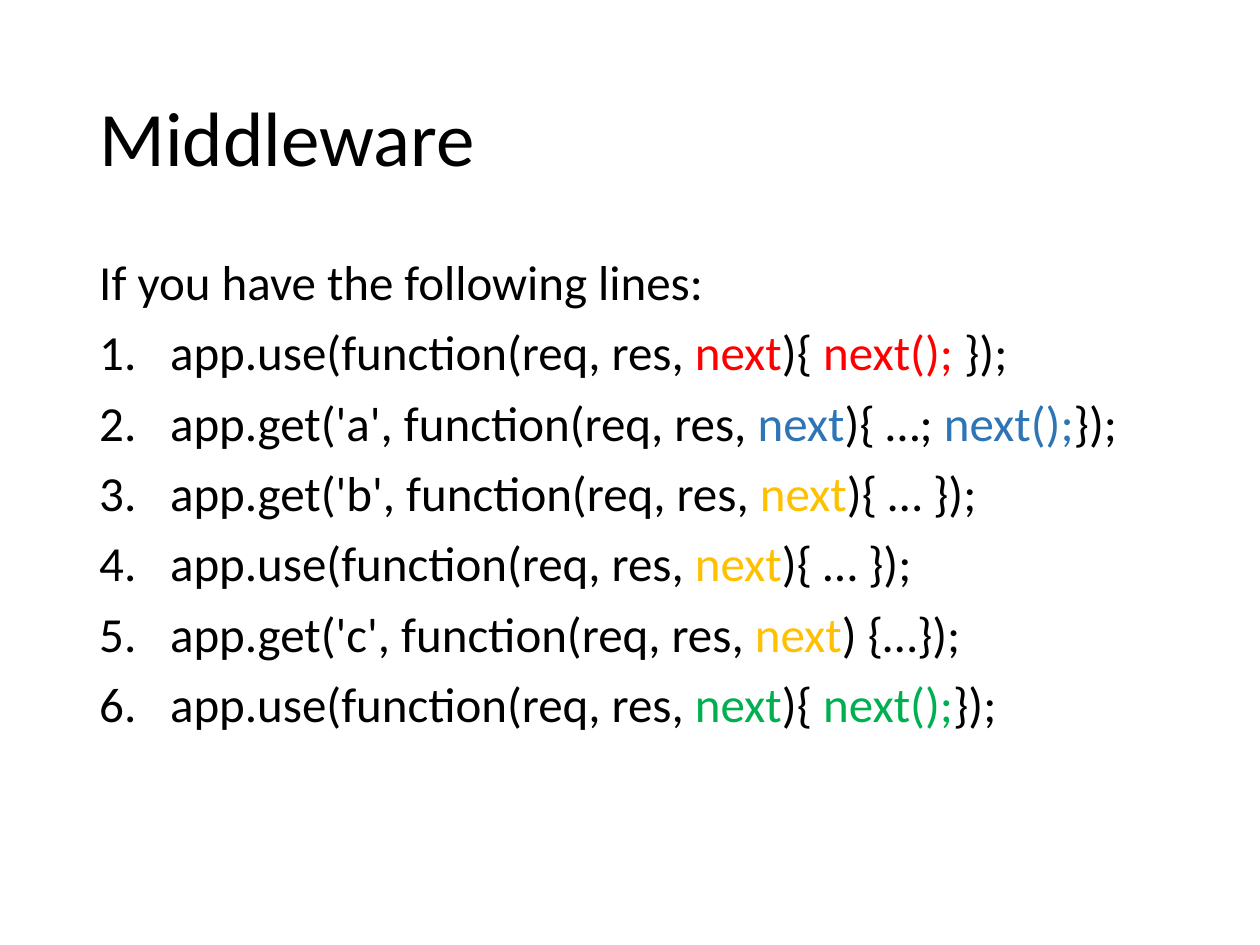
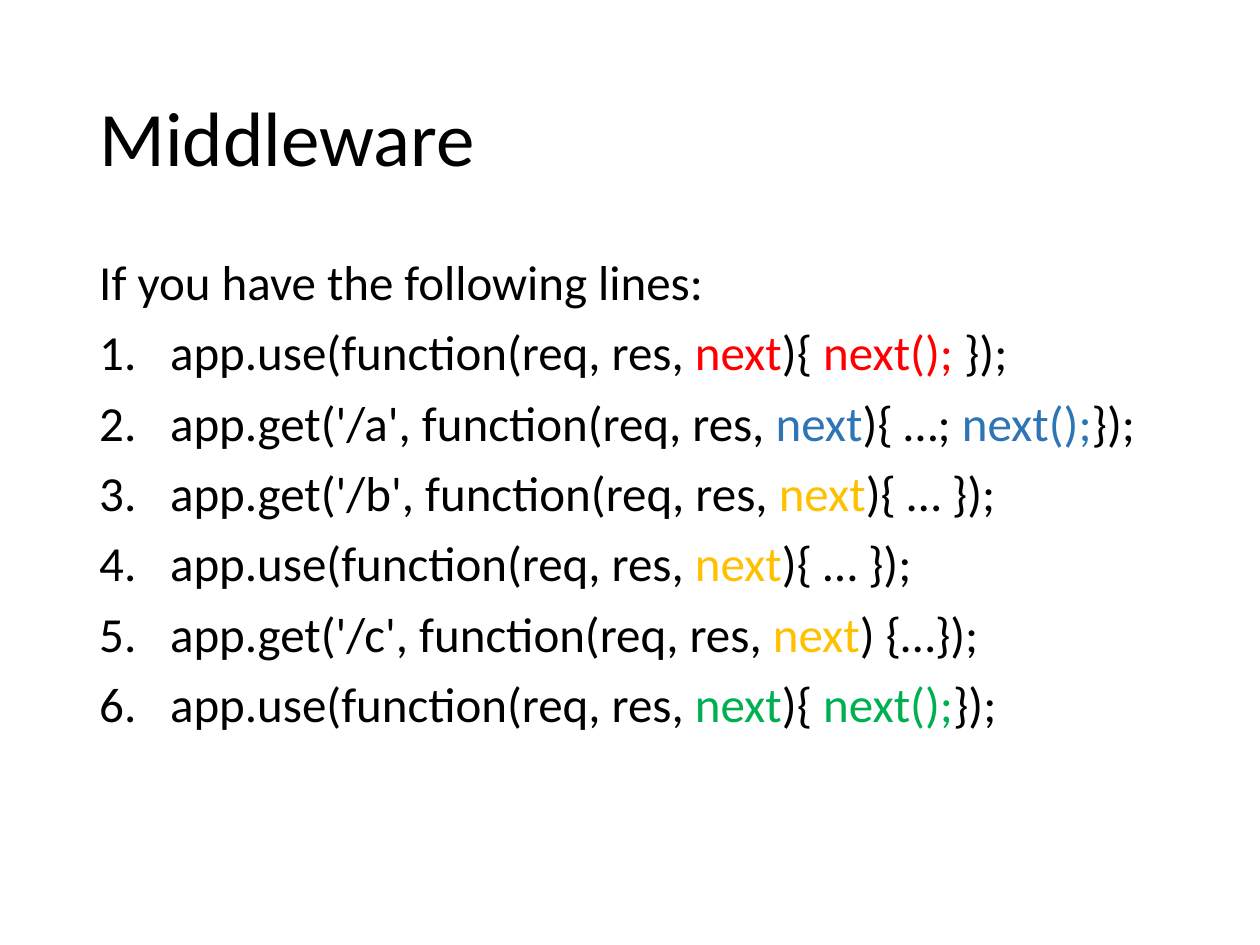
Before and after one commit to kitty5643/pj, a slide deck: slide 3 of 381_t11.pptx. Drawn at 1260x945 pixels with LibreOffice and Linux fonts; fonts in the diff are those of the drawing. Boxes give left, top, right and bottom in pixels: in the first picture for what was removed or moved away, otherwise in the second. Text is boxed around its words. In the diff, an @@ line names an element or a change of style, - is before the commit and + after.

Commit message:
Updated

```diff
--- a/381_t11.pptx
+++ b/381_t11.pptx
@@ text at (x1=170, y1=405, x2=1135, y2=520): text changed @@
-2. app.get('a', function(req, res, next){ …; next();});
-3. app.get('b', function(req, res, next){ … });
+2. app.get('/a', function(req, res, next){ …; next();});
+3. app.get('/b', function(req, res, next){ … });
@@ text at (x1=170, y1=616, x2=875, y2=661): text changed @@
-5. app.get('c', function(req, res, next) {…});
+5. app.get('/c', function(req, res, next) {…});
```
Also in this commit, not shown: 1 other slide changed.
